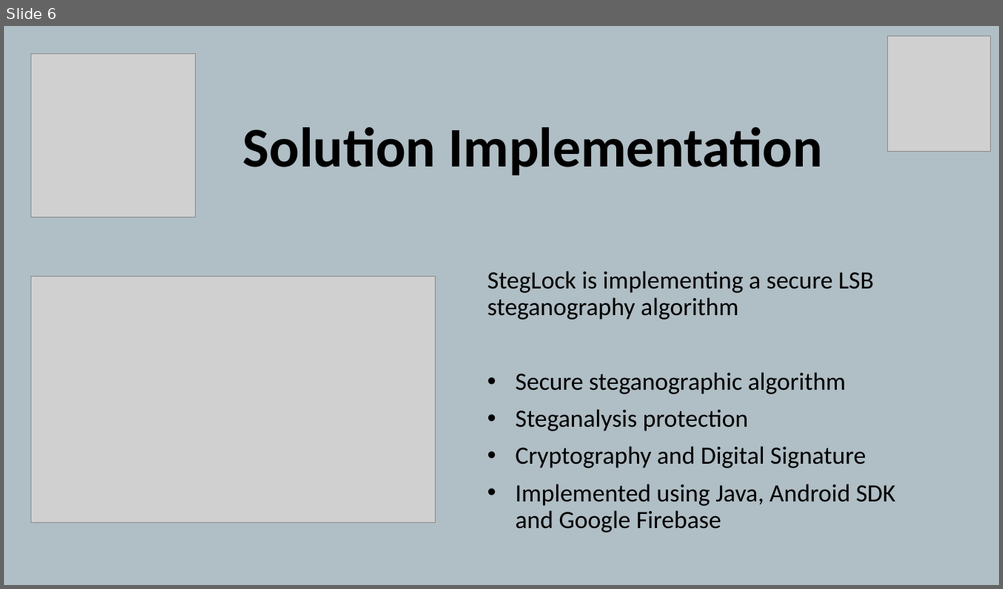
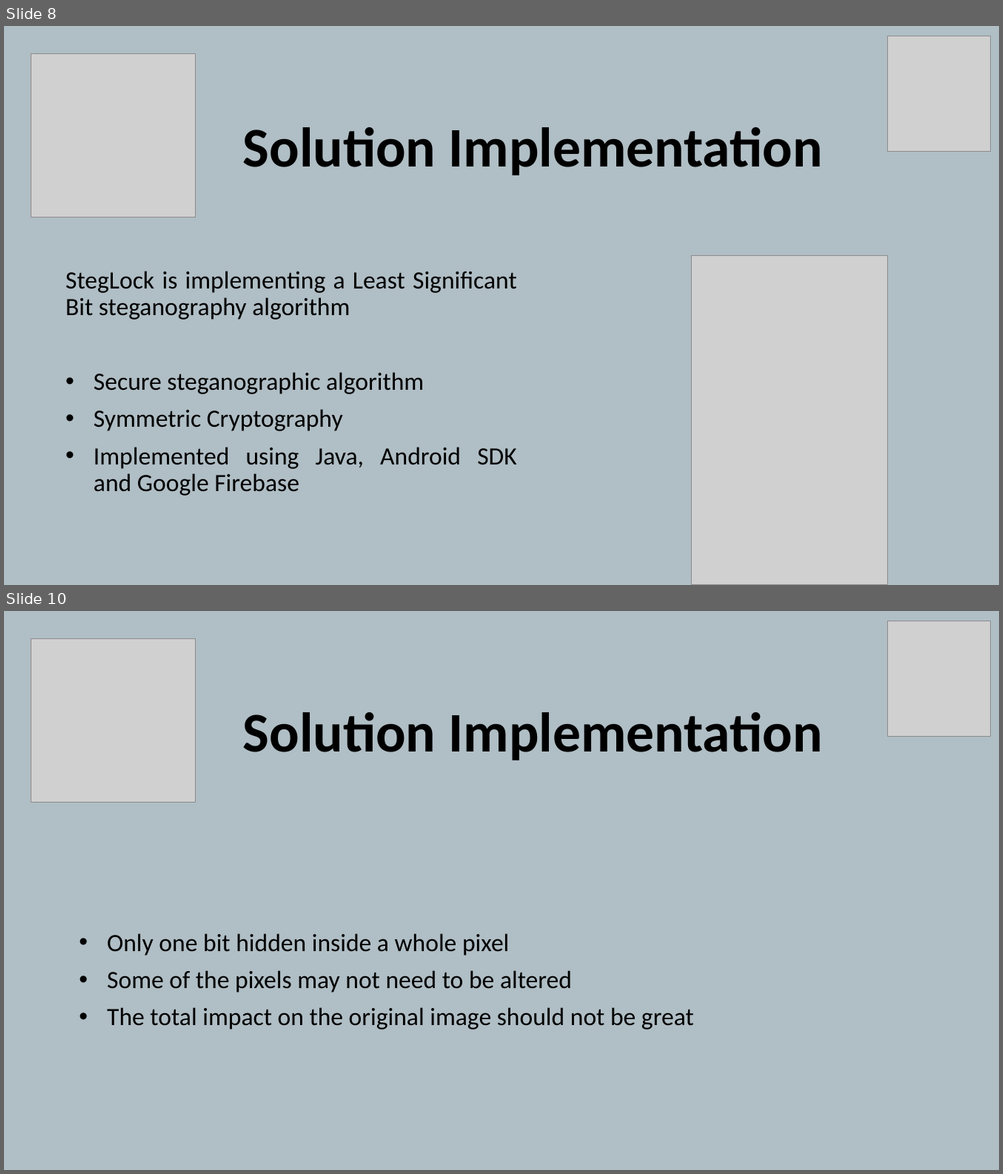
Before and after one commit to rraduionescu/DissertationPaper, a slide deck: 1_DissertationPaper/8_DISSERTATION_THESIS_Ionescu_Radu_Stefan_PRESENTATION.pptx. Shown one above the other, each under a label of ours: slide 6 before the commit, slides 8 and 10 after it; the slides between them are not shown. The pictures are 1003x589 and 1003x1174 pixels, drawn with LibreOffice and Linux fonts; fonts in the diff are those of the drawing; grey boxes stand for pictures. Boxes give left, top, right and bottom in pixels: in the first picture for what was removed or moved away, otherwise in the second. Text is boxed around its words. In the diff, an @@ line names an element or a change of style, - is before the commit and + after.

Commit message:
StegLock - DONE

```diff
--- a/1_DissertationPaper/8_DISSERTATION_THESIS_Ionescu_Radu_Stefan_PRESENTATION.pptx
+++ b/1_DissertationPaper/8_DISSERTATION_THESIS_Ionescu_Radu_Stefan_PRESENTATION.pptx
@@ slide 10 added at [4, 611, 999, 1170], background #B0BEC5 @@
@@ picture added at [888, 621, 990, 736] @@
@@ picture added at [31, 638, 195, 803] @@
@@ title added at [243, 712, 822, 760], 54 pt, text #000000, bold @@
+Solution Implementation
@@ subtitle added at [107, 934, 694, 1030], 24 pt, text #000000 @@
+• Only one bit hidden inside a whole pixel
+• Some of the pixels may not need to be altered
+• The total impact on the original image should not be great
@@ what was slide 6 is now slide 8 @@
@@ slide 8 changed as well @@
@@ subtitle "StegLock is implementing a Least ...": place and size @@
-subtitle "StegLock is implementing a Least ..." at [487, 271, 896, 533]
+subtitle "StegLock is implementing a Least ..." at [65, 271, 517, 496]
@@ picture added at [691, 256, 887, 585] @@
@@ picture removed at [31, 277, 435, 524] @@
@@ subtitle at [65, 271, 517, 320]: text changed @@
-StegLock is implementing a secure LSB steganography algorithm
+StegLock is implementing a Least Significant Bit steganography algorithm
@@ subtitle at [94, 372, 517, 496]: alignment left to justified @@
@@ subtitle at [94, 409, 343, 432]: text changed @@
-• Steganalysis protection
-• Cryptography and Digital Signature
+• Symmetric Cryptography
```
Also in this commit, not shown: 6 other slides changed, 4 other slides added, 4 other files.
